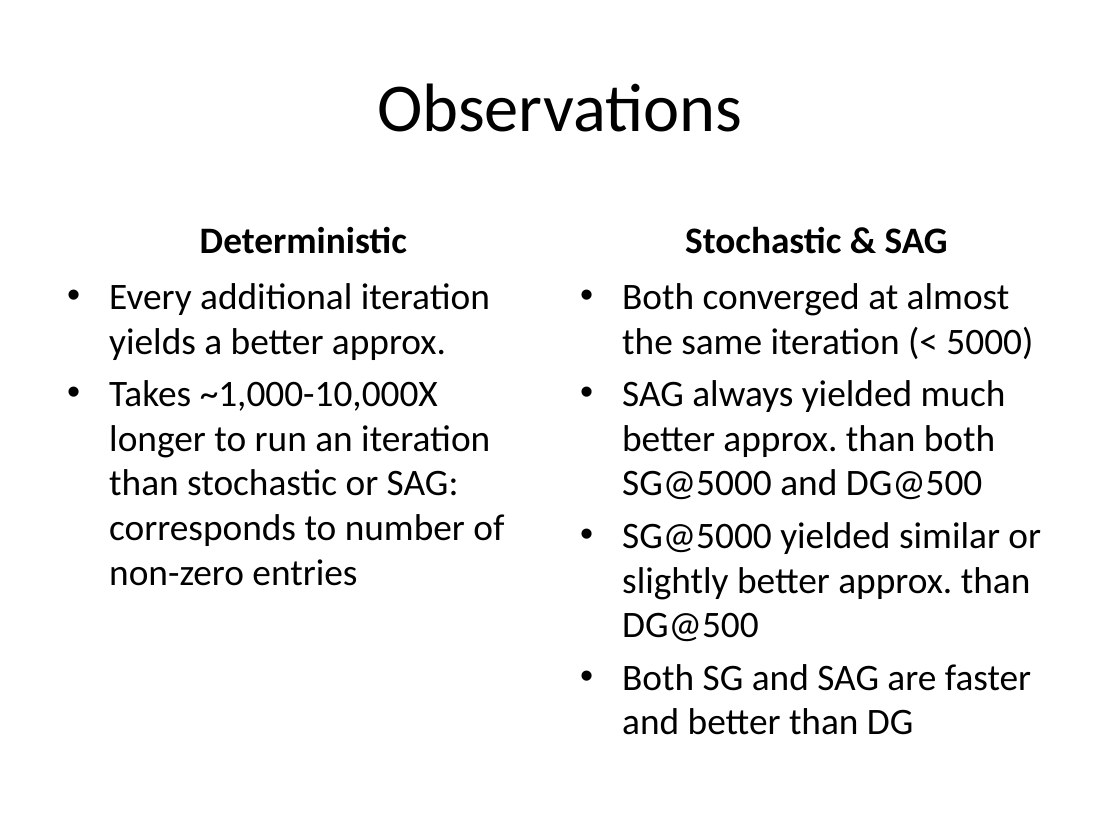
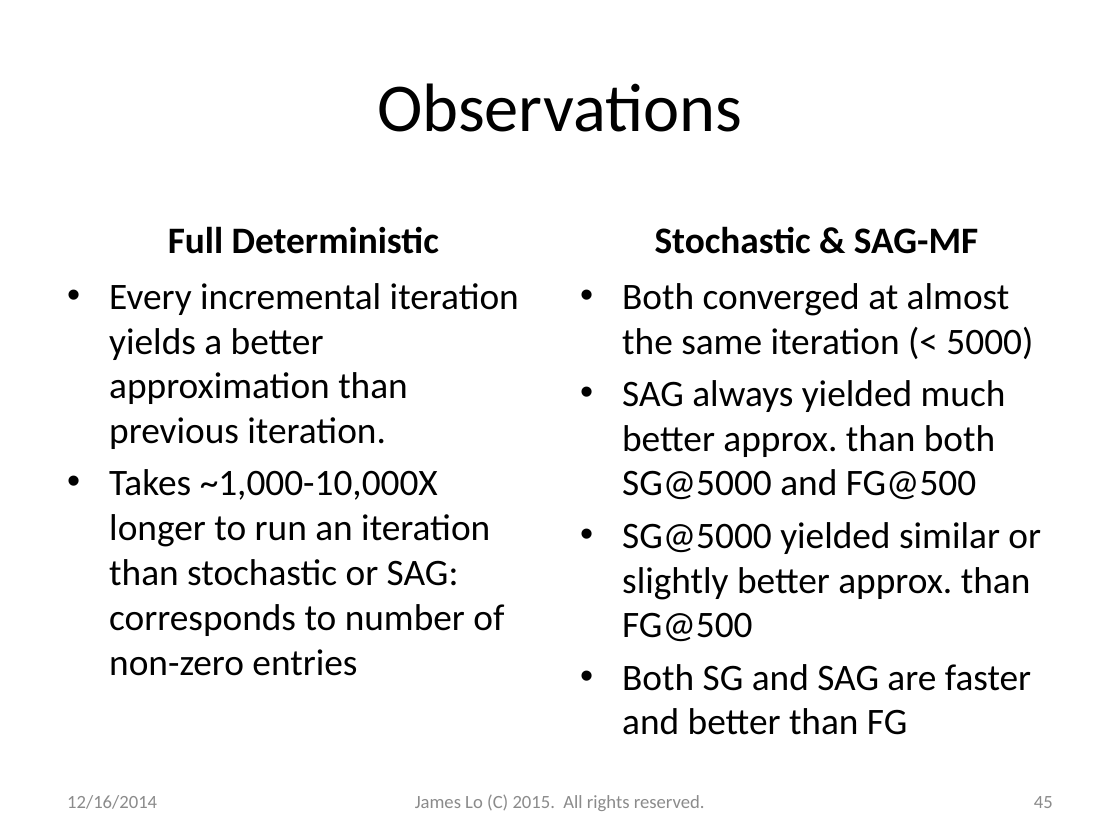
Before and after one commit to jamestklo/MatrixFactorizationMatlab, a slide deck: slide 45 of cs534L-SAGmf.pptx (slide 42 before the commit). Drawn at 1120x840 pixels with LibreOffice and Linux fonts; fonts in the diff are those of the drawing. Boxes give left, top, right and bottom in pixels: in the first picture for what was removed or moved away, otherwise in the second. Text is boxed around its words. In the diff, an @@ line names an element or a change of style, - is before the commit and + after.

```diff
--- a/cs534L-SAGmf.pptx
+++ b/cs534L-SAGmf.pptx
@@ text at <box>168,226,439,254</box>: text changed @@
-Deterministic
+Full Deterministic
@@ text at <box>655,226,978,254</box>: text changed @@
-Stochastic & SAG
+Stochastic & SAG-MF
@@ text at <box>109,283,519,449</box>: text changed @@
-• Every additional iteration yields a better approx.
+• Every incremental iteration yields a better approximation than previous iteration.
@@ text at <box>622,380,1041,735</box>: text changed @@
-• SAG always yielded much better approx. than both SG@5000 and DG@500
-• SG@5000 yielded similar or slightly better approx. than DG@500
-• Both SG and SAG are faster and better than DG
+• SAG always yielded much better approx. than both SG@5000 and FG@500
+• SG@5000 yielded similar or slightly better approx. than FG@500
+• Both SG and SAG are faster and better than FG
@@ text added at <box>67,795,157,809</box>, 12 pt, text #8C8C8C @@
+12/16/2014
@@ text added at <box>415,795,705,811</box>, 12 pt, text #8C8C8C @@
+James Lo (C) 2015. All rights reserved.
@@ page number added at <box>1034,796,1053,808</box>, 12 pt, text #8C8C8C @@
+45
```
Also in this commit, not shown: 45 other slides changed, 12 slides added, 8 slides removed, 1 other file.
